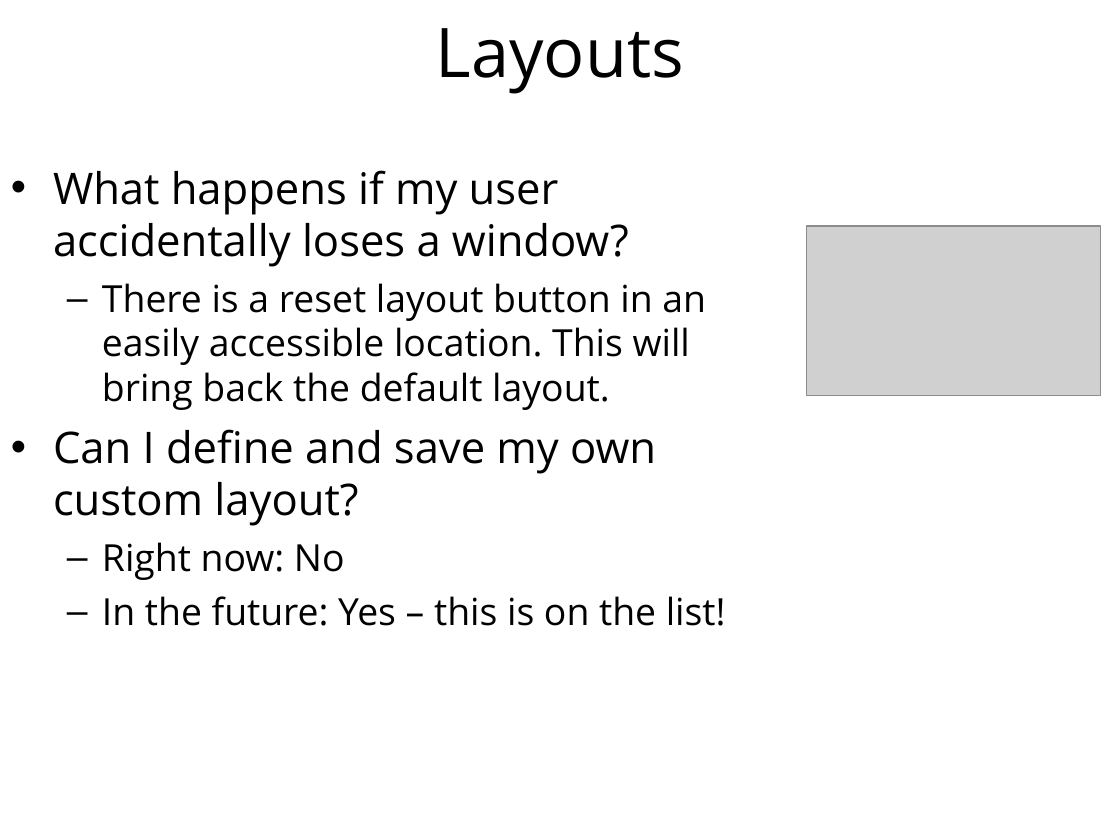
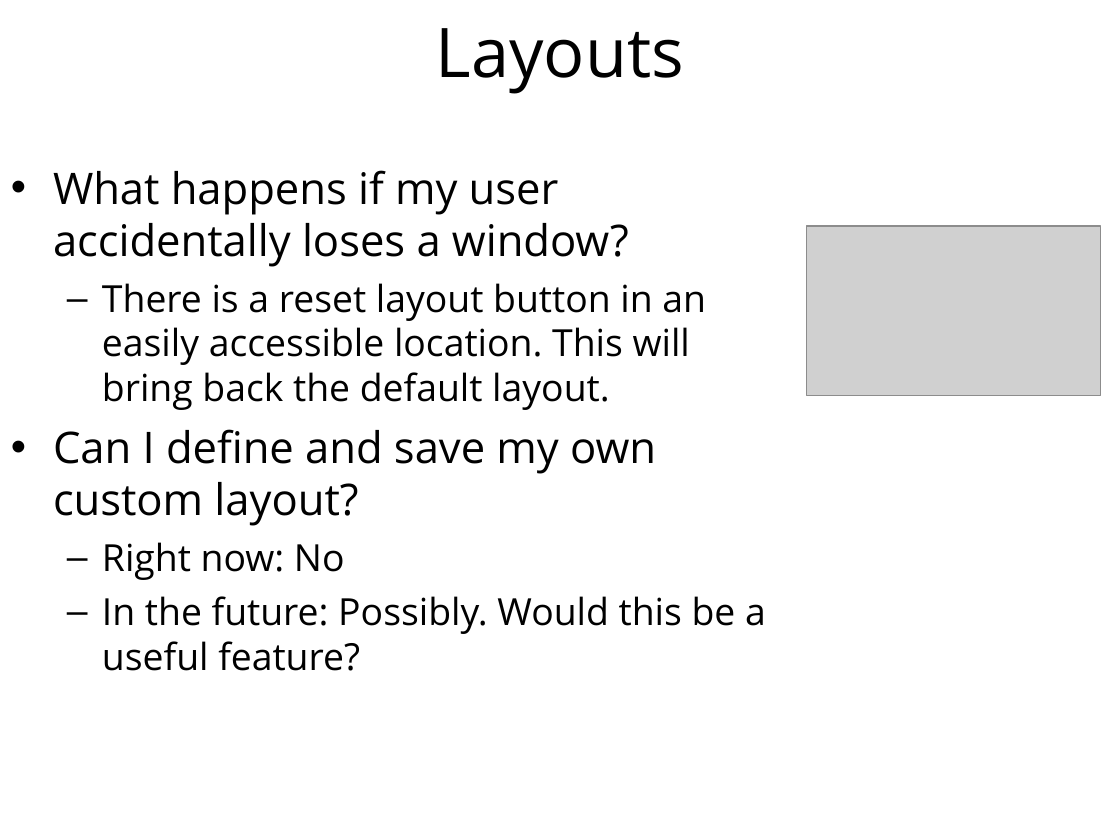
Before and after one commit to ISISComputingGroup/ibex_user_manual, a slide deck: slide 14 of eclipse_4_changes.ppt. Drawn at 1120x840 pixels with LibreOffice and Linux fonts; fonts in the diff are those of the drawing; grey boxes stand for pictures; background and template pictures are left out. Boxes give left, top, right and bottom in pixels: in the first picture for what was removed or moved away, otherwise in the second. Text is boxed around its words. In the diff, an @@ line names an element or a change of style, - is before the commit and + after.

```diff
--- a/eclipse_4_changes.ppt
+++ b/eclipse_4_changes.ppt
@@ text at box(102, 596, 766, 671): text changed @@
-  – In the future: Yes – this is on the list!
+  – In the future: Possibly. Would this be a useful feature?
```
Also in this commit, not shown: 4 other slides changed.
